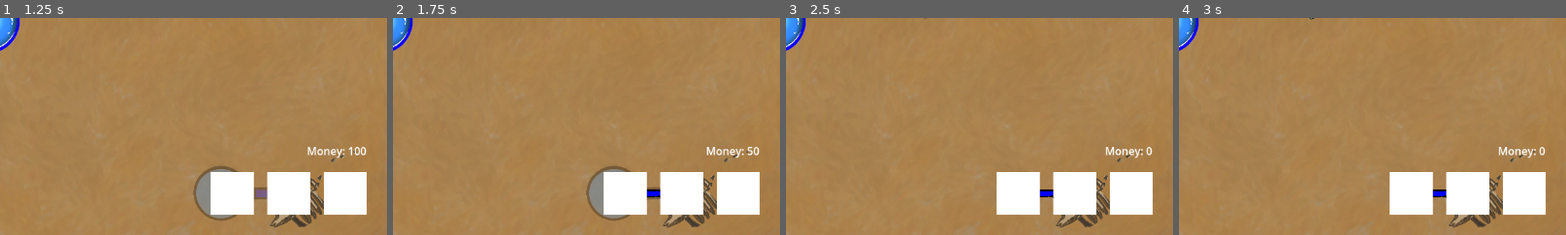
Above: before the commit, frames 1-4 (left to right).
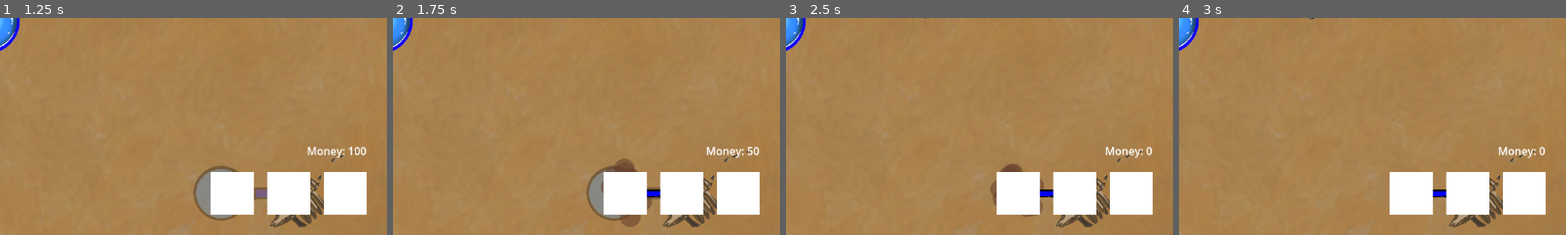
Above: after the commit, the same moments.

Repository: PNP-Gamejam/ggj2025-bubbles
Game: Godot game, scene res://main.tscn
Two runs of this game, one before a commit and one after it. Both use one fixed random seed, a clock stepped at 60 frames per second and the inputs below. Sound files missing from this copy of the repository are replaced by a short silence.
Inputs (mouse positions are % of the whole screen's width and height, from its top left):
- Up to frame 1 (1.25 s): click (80, 90) at 0.5 s
- Up to frame 2 (1.75 s): click (80, 90) at 1.25 s
- Up to frame 3 (2.5 s): click (80, 90) at 2 s
- Up to frame 4 (3 s): move the mouse to (44, 28) at 2.77 s; click (44, 28) at 2.85 s
The pictures show only the part of the screen within x 50-100%, y 50-100%; the shares and areas given below are measured in that part.

Frame 1 is identical in both runs. In frame 2, 0.6% of the frame differs, in the area x 53-67%, y 64-97%; in frame 3, 0.4%; in frame 4, less than 0.1%.

Commit message:
add sentry place sound

Diff:
--- /dev/null
+++ b/resources/circle_with_vertex.gdshader
@@ -0,0 +1,14 @@
+shader_type canvas_item;
+
+uniform vec4 color: source_color = vec4(.0,.0,.0,1.0);
+varying vec4 vertex_color;
+
+void vertex() {
+	vertex_color = COLOR;
+}
+
+void fragment() {
+	float rad = length(UV * 2.0 - 1.0);
+	COLOR = color * step(rad, 1.0);
+	COLOR = COLOR * vertex_color;
+}
--- a/sentry.gd
+++ b/sentry.gd
@@ -12,8 +12,13 @@
 
 @onready var shoot_audio: AudioStreamPlayer = $ShootAudioStreamPlayer
 @onready var destroyed_audio: AudioStreamPlayer = $DestroyedAudioStreamPlayer
+@onready var spawn_audio: AudioStreamPlayer = $SpawnAudioStreamPlayer
+
+@onready var spawn_particles: GPUParticles2D = $SpawnParticles2D
 
 func _ready() -> void:
+	spawn_audio.play()
+	spawn_particles.emitting = true
 	_attackable.max_hp = hp
 	_attackable.hp = hp
 	_attackable.died.connect(func():
--- a/sentry.tscn
+++ b/sentry.tscn
@@ -1,9 +1,10 @@
-[gd_scene load_steps=23 format=3 uid="uid://bmbew5t3hprmb"]
+[gd_scene load_steps=34 format=3 uid="uid://bmbew5t3hprmb"]
 
 [ext_resource type="Texture2D" uid="uid://dy21ngd1utx30" path="res://assets/Sentries-AT1.png" id="1_q4qon"]
 [ext_resource type="Script" path="res://sentry.gd" id="1_xb7h0"]
 [ext_resource type="Script" path="res://attackable.gd" id="2_306xv"]
 [ext_resource type="PackedScene" uid="uid://wwahsq8w5r0b" path="res://bullet.tscn" id="2_iakcu"]
+[ext_resource type="Shader" path="res://resources/circle_with_vertex.gdshader" id="3_4vq7v"]
 [ext_resource type="PackedScene" uid="uid://4u16gdplxy4l" path="res://attacker.tscn" id="3_5gn1u"]
 [ext_resource type="Texture2D" uid="uid://cgfd8iquynijn" path="res://assets/Sentries-AT2.png" id="3_mdu5p"]
 [ext_resource type="Texture2D" uid="uid://wdfjbgn7lodm" path="res://assets/Sentries-AT3.png" id="4_t5tvt"]
@@ -18,6 +19,47 @@
 [ext_resource type="AudioStream" uid="uid://duqujnengo4jm" path="res://sound/Turret Fire/S3.wav" id="16_x1d2g"]
 [ext_resource type="AudioStream" uid="uid://dwouvycy80fc8" path="res://sound/Turret Fire/S4.wav" id="17_or0x7"]
 [ext_resource type="AudioStream" uid="uid://bxkujac2wd5uq" path="res://sound/TurretBroke/S1.wav" id="18_jgcom"]
+[ext_resource type="AudioStream" uid="uid://bmpucs5cs8qa2" path="res://sound/placeSound/S1.wav" id="20_l6qcb"]
+
+[sub_resource type="ShaderMaterial" id="ShaderMaterial_nsse8"]
+shader = ExtResource("3_4vq7v")
+shader_parameter/color = Color(0.403922, 0.25098, 0.172549, 1)
+
+[sub_resource type="Curve" id="Curve_oayyp"]
+_data = [Vector2(0, 1), 0.0, 0.0, 0, 0, Vector2(1, 0), 0.0, 0.0, 0, 0]
+point_count = 2
+
+[sub_resource type="CurveTexture" id="CurveTexture_1jegp"]
+curve = SubResource("Curve_oayyp")
+
+[sub_resource type="Curve" id="Curve_xrd6h"]
+max_value = 2.0
+_data = [Vector2(0, 2), 0.0, 0.0, 0, 0, Vector2(1, 0), -0.181878, 0.0, 0, 0]
+point_count = 2
+metadata/_snap_enabled = true
+
+[sub_resource type="CurveTexture" id="CurveTexture_lu6j7"]
+curve = SubResource("Curve_xrd6h")
+
+[sub_resource type="ParticleProcessMaterial" id="ParticleProcessMaterial_tsdsx"]
+particle_flag_disable_z = true
+angle_min = -137.4
+angle_max = 274.7
+spread = 180.0
+flatness = 1.0
+initial_velocity_min = 136.92
+initial_velocity_max = 193.08
+damping_min = 80.0
+damping_max = 90.0
+damping_curve = SubResource("CurveTexture_lu6j7")
+scale_min = 0.8
+alpha_curve = SubResource("CurveTexture_1jegp")
+
+[sub_resource type="Gradient" id="Gradient_gpdko"]
+colors = PackedColorArray(0.631373, 0.372549, 0, 1, 0.642696, 0.391822, 0.0307167, 0.969283)
+
+[sub_resource type="GradientTexture2D" id="GradientTexture2D_dvjoe"]
+gradient = SubResource("Gradient_gpdko")
 
 [sub_resource type="SpriteFrames" id="SpriteFrames_4jtvp"]
 animations = [{
@@ -77,9 +119,24 @@
 stream_2/stream = ExtResource("16_x1d2g")
 stream_3/stream = ExtResource("17_or0x7")
 
+[sub_resource type="AudioStreamRandomizer" id="AudioStreamRandomizer_m2glq"]
+random_pitch = 1.2
+random_volume_offset_db = 2.0
+streams_count = 1
+stream_0/stream = ExtResource("20_l6qcb")
+
 [node name="Sentry" type="Node2D"]
 script = ExtResource("1_xb7h0")
 BULLET = ExtResource("2_iakcu")
+
+[node name="SpawnParticles2D" type="GPUParticles2D" parent="."]
+show_behind_parent = true
+material = SubResource("ShaderMaterial_nsse8")
+emitting = false
+process_material = SubResource("ParticleProcessMaterial_tsdsx")
+texture = SubResource("GradientTexture2D_dvjoe")
+one_shot = true
+explosiveness = 1.0
 
 [node name="AnimatedSprite2D" type="AnimatedSprite2D" parent="."]
 position = Vector2(35, 0)
@@ -112,3 +169,7 @@
 
 [node name="DestroyedAudioStreamPlayer" type="AudioStreamPlayer" parent="."]
 stream = ExtResource("18_jgcom")
+
+[node name="SpawnAudioStreamPlayer" type="AudioStreamPlayer" parent="."]
+stream = SubResource("AudioStreamRandomizer_m2glq")
+volume_db = 5.0
Not shown, changed: sound/placeSound/S1.wav.import
Not shown, changed: sound/placeSound/S2.wav.import
Not shown, changed: sound/placeSound/S3.wav.import
